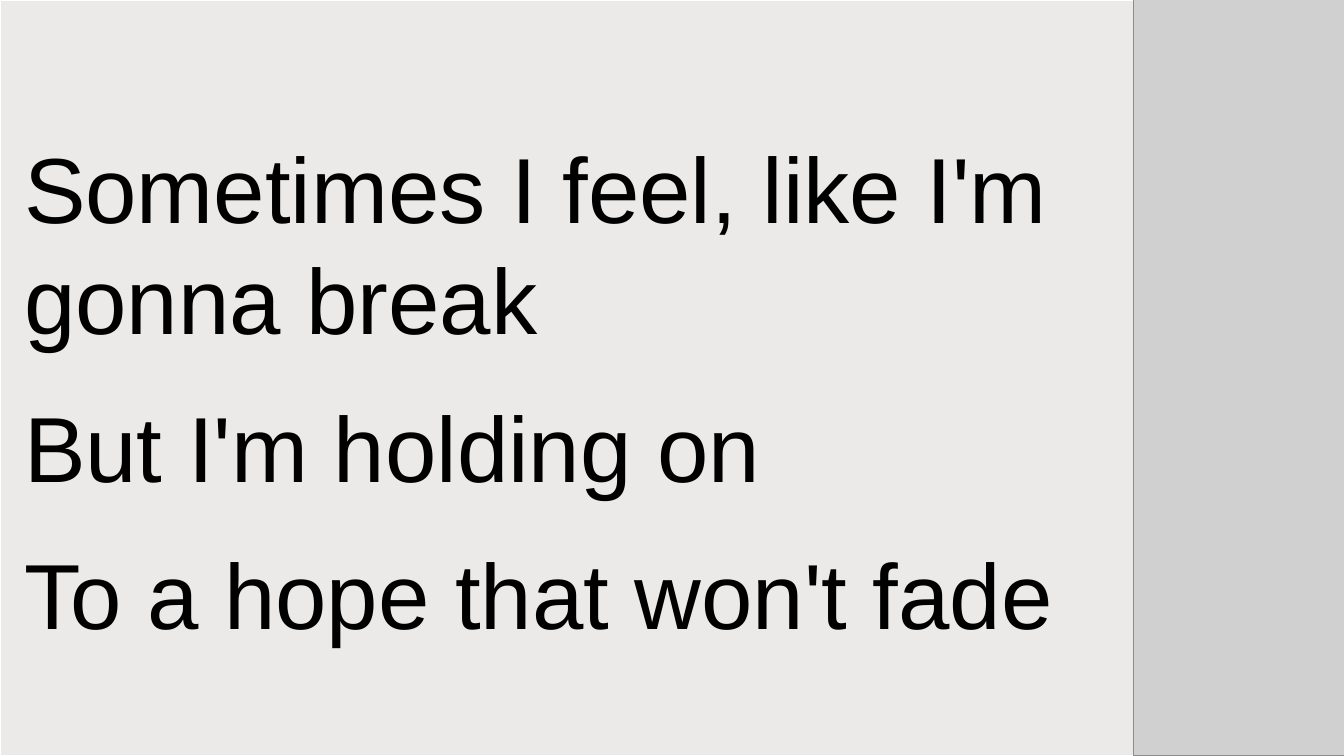
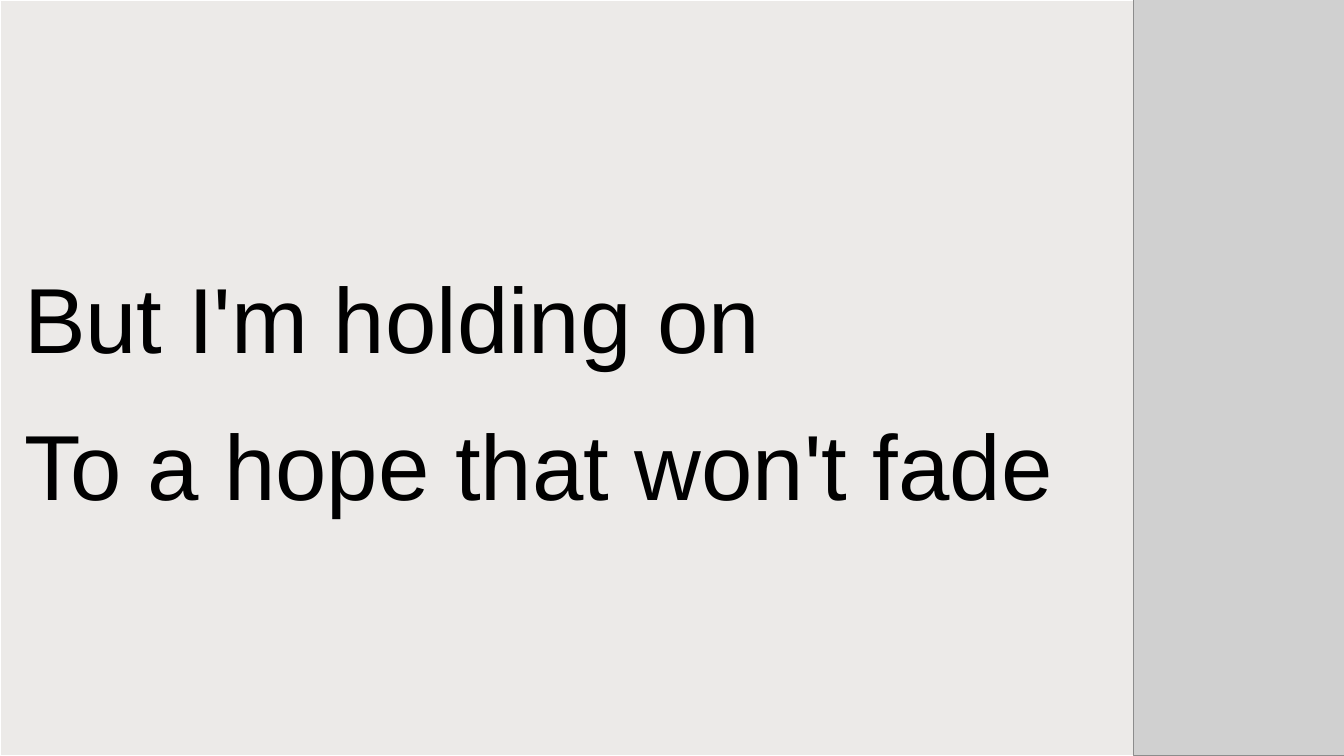
Before and after one commit to gwfrench164-collab/worship_slides, a slide deck: slide 24 of dev_out/decks/songs_test.pptx (slide 23 before the commit). Drawn at 1344x756 pixels with LibreOffice and Linux fonts; fonts in the diff are those of the drawing; grey boxes stand for pictures. Boxes give left, top, right and bottom in pixels: in the first picture for what was removed or moved away, otherwise in the second. Text is boxed around its words. In the diff, an @@ line names an element or a change of style, - is before the commit and + after.

```diff
--- a/dev_out/decks/songs_test.pptx
+++ b/dev_out/decks/songs_test.pptx
@@ text at (24,156,1047,351): paragraphs removed @@
-Sometimes I feel, like I'm
-gonna break
@@ text at (24,286,760,369): less space between paragraphs @@
```
Also in this commit, not shown: 28 other slides changed, 8 slides added, 4 slides removed, 18 other files.
